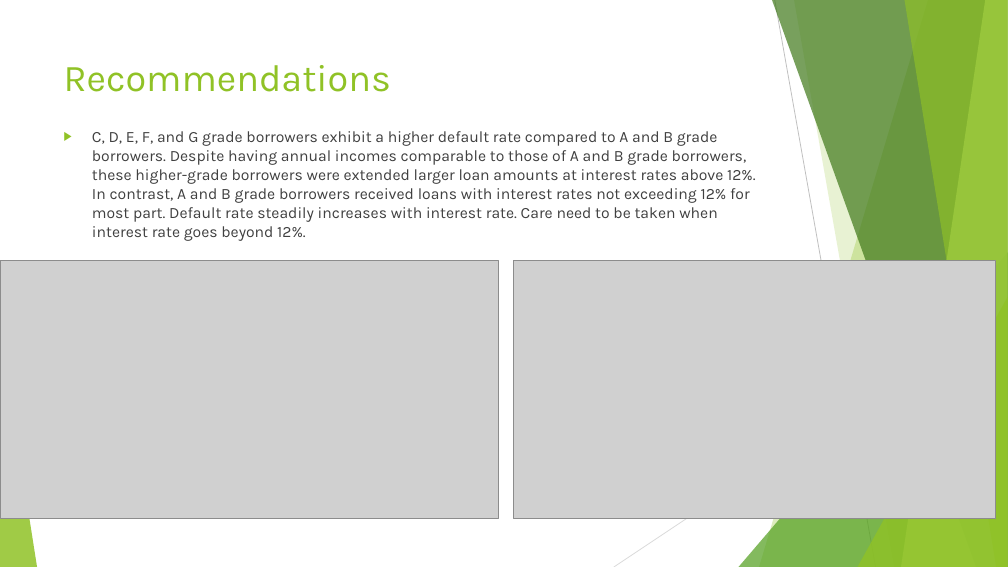
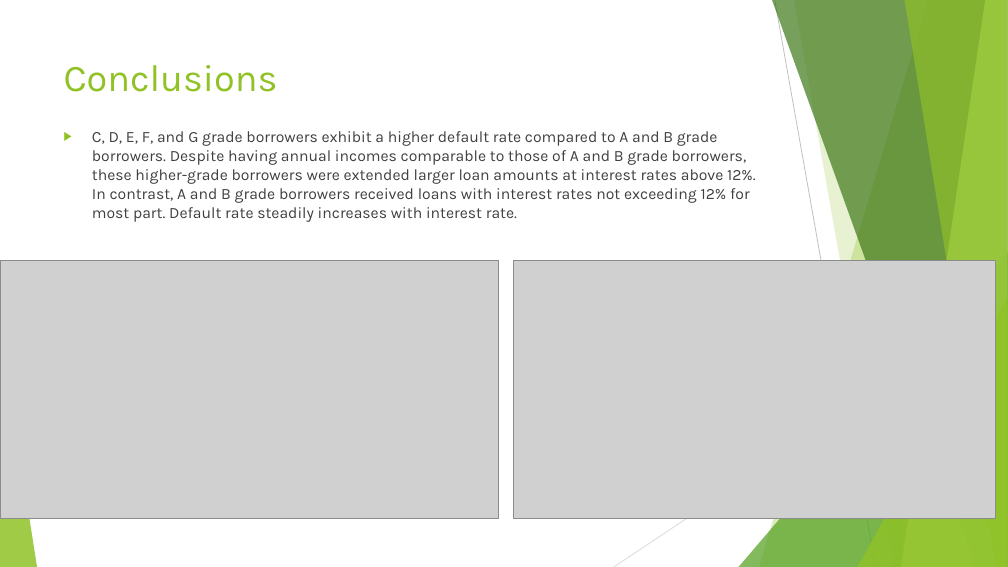
Before and after one commit to sivavaddadi/LendingClubCaseStudy, a slide deck: slide 8 of Lending_Club_Case_Study.pptx (slide 9 before the commit). Drawn at 1008x567 pixels with LibreOffice and Linux fonts; fonts in the diff are those of the drawing; grey boxes stand for pictures. Boxes give left, top, right and bottom in pixels: in the first picture for what was removed or moved away, otherwise in the second. Text is boxed around its words. In the diff, an @@ line names an element or a change of style, - is before the commit and + after.

```diff
--- a/Lending_Club_Case_Study.pptx
+++ b/Lending_Club_Case_Study.pptx
@@ title at bbox=[64, 65, 278, 92]: text changed @@
-Recommendations
+Conclusions
@@ text at bbox=[92, 131, 756, 222]: text changed @@
-▶ C, D, E, F, and G grade borrowers exhibit a higher default rate compared to A and B grade borrowers. Despite having annual incomes comparable to those of A and B grade borrowers, these higher-grade borrowers were extended larger loan amounts at interest rates above 12%. In contrast, A and B grade borrowers received loans with interest rates not exceeding 12% for most part. Default rate steadily increases with interest rate. Care need to be taken when interest rate goes beyond 12%.
+▶ C, D, E, F, and G grade borrowers exhibit a higher default rate compared to A and B grade borrowers. Despite having annual incomes comparable to those of A and B grade borrowers, these higher-grade borrowers were extended larger loan amounts at interest rates above 12%. In contrast, A and B grade borrowers received loans with interest rates not exceeding 12% for most part. Default rate steadily increases with interest rate.
```
Also in this commit, not shown: 5 other slides changed, 1 slide added, 1 slide removed, 1 other file.
